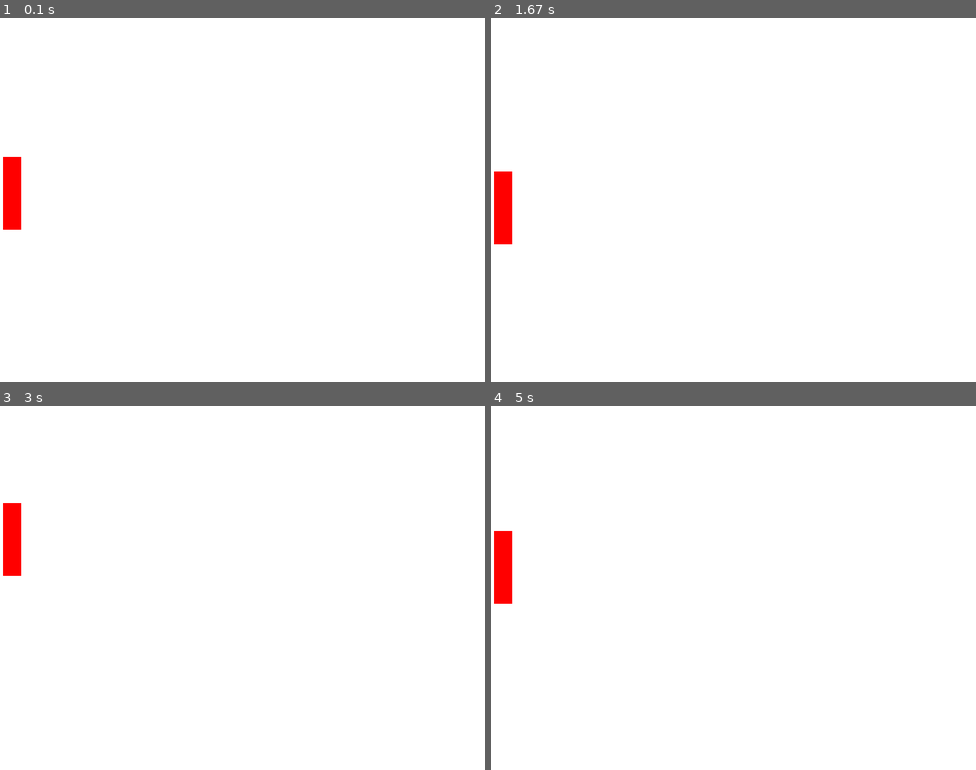
Above: before the commit, frames 1-4 (two rows, left to right).
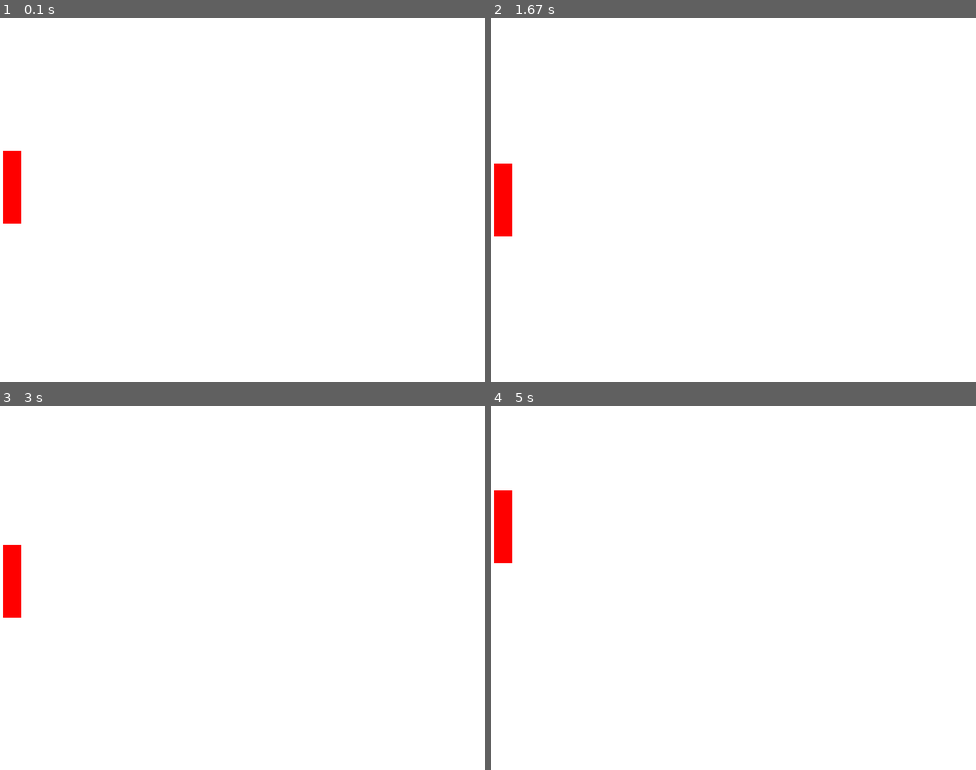
Above: after the commit, the same moments.

Repository: kjchavez/pygame-engine
Game: pygame game, started from MouseTracker.py
Two runs of this game, one before a commit and one after it. Both use one fixed random seed, a clock stepped at 60 frames per second and the inputs below. The source is Python 2; it was converted automatically to run under Python 3.
Inputs (mouse positions are in pixels of both pictures, inside the frame that each line leads up to):
- Up to frame 1 (0.1 s): no input
- Up to frame 2 (1.67 s): hold Right 0.33-0.8 s; move the mouse to (714, 214) at 0.37 s; hold Up 0.83-1.13 s; move the mouse to (888, 189) at 0.87 s; hold Right 1.17-1.63 s; move the mouse to (617, 203) at 1.2 s
- Up to frame 3 (3 s): hold Left 1.67-2.2 s; move the mouse to (92, 533) at 1.7 s; hold Down 2.23-2.53 s; move the mouse to (315, 460) at 2.27 s; hold Left 2.57-2.97 s; move the mouse to (300, 620) at 2.6 s
- Up to frame 4 (5 s): hold Up 3-3.37 s; move the mouse to (743, 464) at 3.03 s; hold Right 3.4-4.03 s; move the mouse to (558, 577) at 3.43 s; hold Down 4.07-4.43 s; move the mouse to (738, 624) at 4.1 s; hold Left 4.47-4.93 s; move the mouse to (718, 526) at 4.5 s; hold Right from 4.97 s (still down)

The runs differ from the first frame. In frame 1, 0.1% of the frame differs, in the area x 0-5%, y 36-59%; in frame 2, 0.2%; in frame 3, 0.9%, in the area x 0-5%, y 26-59%; in frame 4, 0.8%.

Commit message:
StandardPhysicalWorld class added

Diff:
--- a/GameEngine2D.py
+++ b/GameEngine2D.py
@@ -177,7 +177,7 @@
     *Note that 'force' and 'inertia' values need to be scaled appropriately
     ----------------------------------------------------------------
     """
-    def __init__(self,world,mass=1,centerOfMass=None,inertia=1,position=(0,0),velocity=(0,0),acceleration=(0,0),force=(0,0),image=None):
+    def __init__(self,world,mass=1,centerOfMass=None,inertia=1,position=(0,0),velocity=(0,0),acceleration=(0,0),force=(0,0),image=None,charge=None):
         self.world = world
         self.type = "NewtonianEntity"
         self.scale = self.world.scale
@@ -195,6 +195,7 @@
         if not centerOfMass: centerOfMass = self.size/2
         self.centerOfMass = np.array(centerOfMass,float)
         self.force = np.array(force,float) * self.scale
+        self.charge = charge
 
         self.rect = pygame.Rect(self.position-self.centerOfMass,self.size)
         self.init()
@@ -250,9 +251,17 @@
         self.scale = scale
 
         # Define Physical Constants
+        self.fields = []
         self.gravity = 9.8 * scale  # Gravitational force into the screen
         self.muS = muS				# Coefficient of Static Friction
         self.muK = muK				# Coefficient of Kinetic Friction
+
+        for function in dir(self):
+			if function.startswith("apply_"):
+				if function not in "apply_fields":
+					# The part of the function name after the underscore
+					# should be the field's name
+					self.fields.append(function.partition('_')[2])
 
     def run_main_loop(self):
         while True:
@@ -269,7 +278,7 @@
 			    if keysPressed[K_LEFT]:
 			        soleEntity.add_force((-30.,0.))
 
-            self.apply_friction()
+            self.apply_fields()
             self.main_loop()
 
             for event in pygame.event.get():
@@ -279,6 +288,18 @@
                     if event.key == K_ESCAPE:
                         return
 
+    def apply_fields(self):
+        for field in self.fields:
+            eval("self.apply_"+field+"()")
+
+    def get_fields(self):
+        return self.fields
+
+class StandardPhysicalWorld(NewtonWorld):
+    """
+	Extends the NewtonWorld class by adding standard "fields" that interact
+	with all objects
+    """
     def apply_friction(self):
         for entity in self.get_entities():
             if LA.norm(entity.velocity) <= 0.01:
@@ -294,6 +315,8 @@
                 #print "kinitec friction:",kineticFriction, "velocity:",entity.velocity
                 entity.add_force(kineticFriction)
                 return
+
+
 def main():
     SCALE = 10 # pixels per meter
     pygame.init()
@@ -304,7 +327,7 @@
     screen.fill((255,255,255))
     pygame.display.flip()
 
-    world = NewtonWorld("NewtonWorld",screen,framesPerSecond=40,scale=SCALE)
+    world = StandardPhysicalWorld("NewtonWorld",screen,framesPerSecond=40,scale=SCALE)
     square = NewtonianEntity(world,position=worldSize/2,mass=1)
     world.add(square)
 
--- a/MouseTracker.py
+++ b/MouseTracker.py
@@ -4,7 +4,7 @@
 
 from GameEngine2D import NewtonWorld, NewtonianEntity
 
-kp = 10
+kp = 20
 kv = 150
 
 class MouseTracker(NewtonianEntity):
@@ -69,10 +69,10 @@
     pygame.display.flip()
 
     world = NewtonWorld("NewtonWorld",screen,framesPerSecond=40,scale=SCALE)
-    """
-    square = MouseTracker(world,position=worldSize/2,mass=1)
-    world.add(square)
-    """
+
+    #square = MouseTracker(world,position=worldSize/2,mass=1)
+    #world.add(square)
+
     paddleImage = pygame.Surface((30,120))
     paddleImage.fill(pygame.Color('red'))
     paddle1 = MouseTracker1DOF(world,position=worldSize/2-(38,0),mass=1,image=paddleImage)
